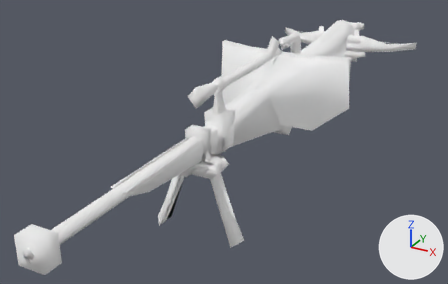
One commit to the glTF model docs/models/weapons/w04/086.glb: the scene before it, then after it.
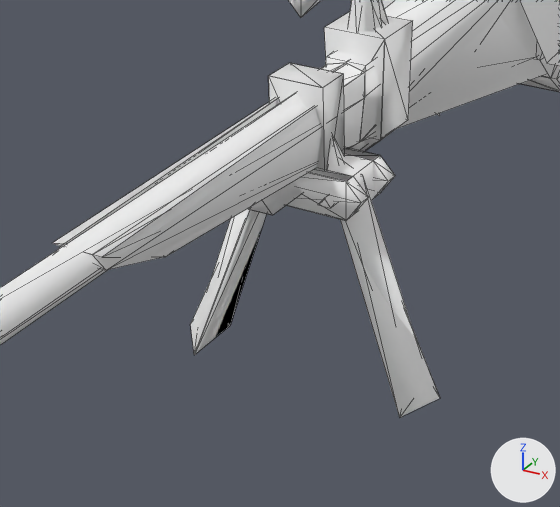
The first picture shows the older version from a 50 mm lens placed at (1.01, -2.39, 0.63), pointed at (-0.08, -0.41, -0.36). The close-ups show the older and then the newer version on the part from 21% to 64% of the width and 36% to 98% of the height of that picture. Only the edits that show in the close-ups are written down. Arrows for +X, +Y and +Z are at lower right; the lights stay in place. The close-ups show mesh edges as thin lines. Vertices at exactly the same position are counted once.

Script lines for the objects in view, before the commit:
```python
me_group_0 = bpy.data.meshes.new('Group[0]')
me_group_0.from_pydata(...)  # 392 vertices, 641 faces; spans x -0.37..0.37, y -1.52..0.88, z -0.46..0.03
# faces by material slot: [452, 189]
me_group_0.materials.append(mat_xfb__e0_m00_hbg086_env)  # white #ffffff
me_group_0.materials.append(mat_xfba_e1__m00_hbg086_enva)  # white #ffffff
me_group_1 = bpy.data.meshes.new('Group[1]')
me_group_1.from_pydata(...)  # 98 vertices, 156 faces; spans x -0.182..0.182, y -1.516..-0.642, z -0.564..-0.165
# faces by material slot: [144, 12]
me_group_1.materials.append(mat_xfb__e0_m00_hbg086_env)  # white #ffffff
me_group_1.materials.append(mat_xfba_e1__m00_hbg086_enva)  # white #ffffff
me_group_100 = bpy.data.meshes.new('Group[100]')
me_group_100.from_pydata(...)  # 179 vertices, 289 faces; spans x -0.37..0.37, y -1.52..0.84, z -0.46..-0.01
me_group_100.materials.append(mat_xfb__e0_m00_hbg086_env)  # white #ffffff
ob_group_0 = bpy.data.objects.new('Group[0]', me_group_0)
ob_group_0.location = (0.0, 0.0, 0.0)
ob_group_1 = bpy.data.objects.new('Group[1]', me_group_1)
ob_group_1.location = (0.0, 0.0, 0.0)
ob_group_100 = bpy.data.objects.new('Group[100]', me_group_100)
ob_group_100.location = (0.0, 0.0, 0.0)
# also in view: 'Group[2]' at (-0.05, -0.09, -0.32)
```
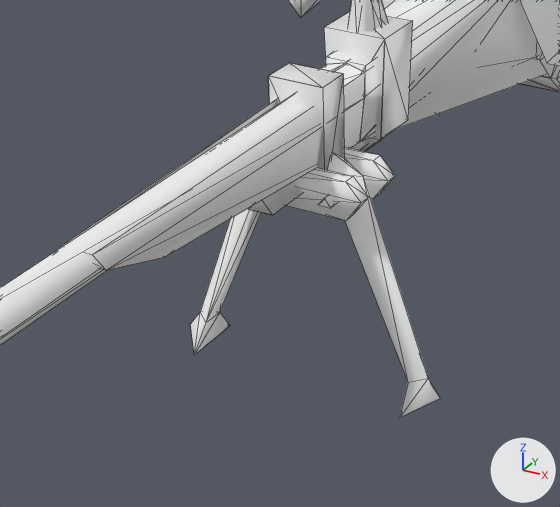
Where the change shows, as pixel boxes (x1, y1, x2, y2) in the close-ups (560 x 507 px):
'Group[1]', reshaped
    before: (0, 63, 440, 418)
    after: (0, 63, 440, 417)
part 1 of me_group_1, deleted
    before: (53, 75, 440, 418)

The change, as a diff of the scene's bpy script:
```diff
--- a/docs/models/weapons/w04/086.glb.py
+++ b/docs/models/weapons/w04/086.glb.py
@@ me_group_1 @@
 # used by ob_group_1; location = (0.0, 0.0, 0.0)
-me_group_1.from_pydata(...)  # 98 vertices, 156 faces; spans x -0.182..0.182, y -1.516..-0.642, z -0.564..-0.165
+me_group_1.from_pydata(...)  # 90 vertices, 126 faces; spans x -0.182..0.182, y -1.516..-0.642, z -0.564..-0.165
+# me_group_1 part 1
+# 8 vertices are removed from x -0.075..0.075, y -1.171..-0.736, z -0.319..-0.192
+# 30 faces are deleted
 me_group_1.materials.append(mat_xfb__e0_m00_hbg086_env)
```
